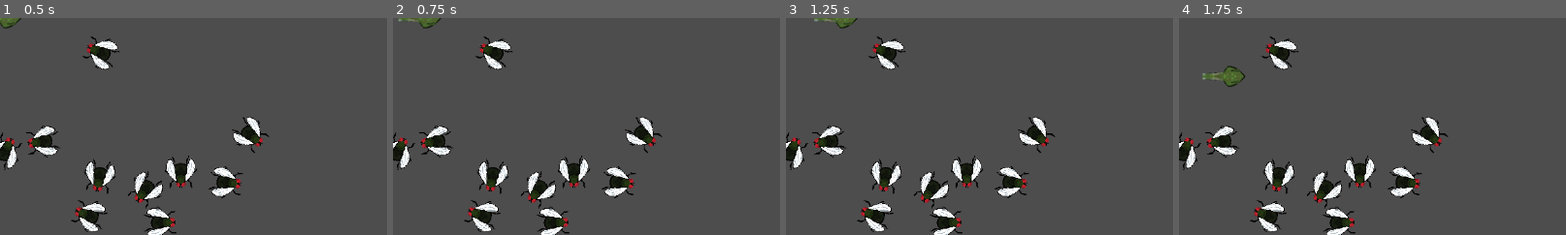
Above: before the commit, frames 1-4 (left to right).
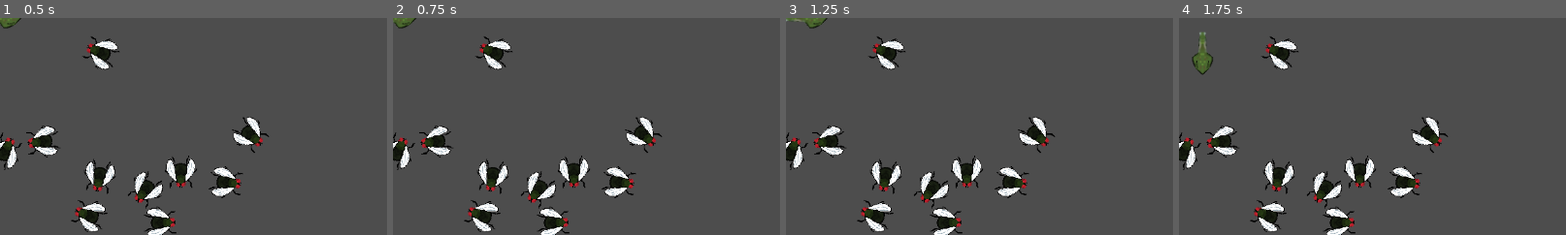
Above: after the commit, the same moments.

Repository: ibricchi/kikkerkoken
Game: Godot game, scene res://swamp.tscn
Two runs of this game, one before a commit and one after it. Both use one fixed random seed, a clock stepped at 60 frames per second and the inputs below.
Inputs:
- Up to frame 1 (0.5 s): no input
- Up to frame 2 (0.75 s): tap Enter at 0.5 s; hold D (right) from 0.53 s (still down)
- Up to frame 3 (1.25 s): keep holding D (right)
- Up to frame 4 (1.75 s): tap Space at 1.25 s; release D (right) at 1.28 s; hold S (down) from 1.28 s (still down)
The pictures show only the part of the screen within x 0-50%, y 0-50%; the shares and areas given below are measured in that part.

Frame 1 is identical in both runs. In frame 2, 0.4% of the frame differs, in the area x 0-13%, y 0-5%; in frame 3, 0.5%; in frame 4, 1.1%, in the area x 3-18%, y 6-32%.

Commit message:
Movement

Diff:
--- a/scripts/player.gd
+++ b/scripts/player.gd
@@ -1,20 +1,30 @@
 extends CharacterBody2D
 
-@export var speed: int = 200
-@export var dash_speed: int = 2000
+@export var max_speed: int = 200
+@export var acceleartion: float = 0.01
+@export var deceleration: float = 0.03
+
+var speed: Vector2 = Vector2.UP
 
 func get_movement_input():
-	var velocity = Vector2()
+	var input = Vector2()
 	if Input.is_action_pressed("right"):
-		velocity.x += 1
+		input.x += 1
 	if Input.is_action_pressed("left"):
-		velocity.x -= 1
+		input.x -= 1
 	if Input.is_action_pressed("down"):
-		velocity.y += 1
+		input.y += 1
 	if Input.is_action_pressed("up"):
-		velocity.y -= 1
-	return velocity.normalized()
+		input.y -= 1
+	return input.normalized()
 
 func _physics_process(delta):
-	velocity = get_movement_input() * speed
+	var input = get_movement_input()
+	if (input == Vector2.ZERO):
+		velocity -= velocity * deceleration
+	else:
+		var speed = velocity.length()
+		var new_speed = clampf(speed + max_speed * acceleartion, 0, max_speed)
+		velocity = input * new_speed
+		rotation = atan2(input.y, input.x)
 	move_and_slide()
